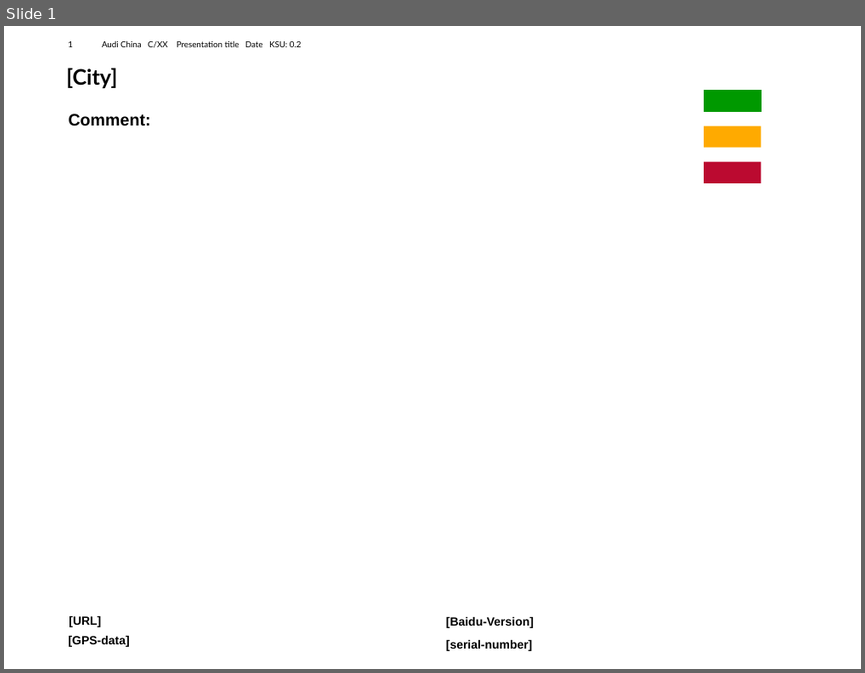
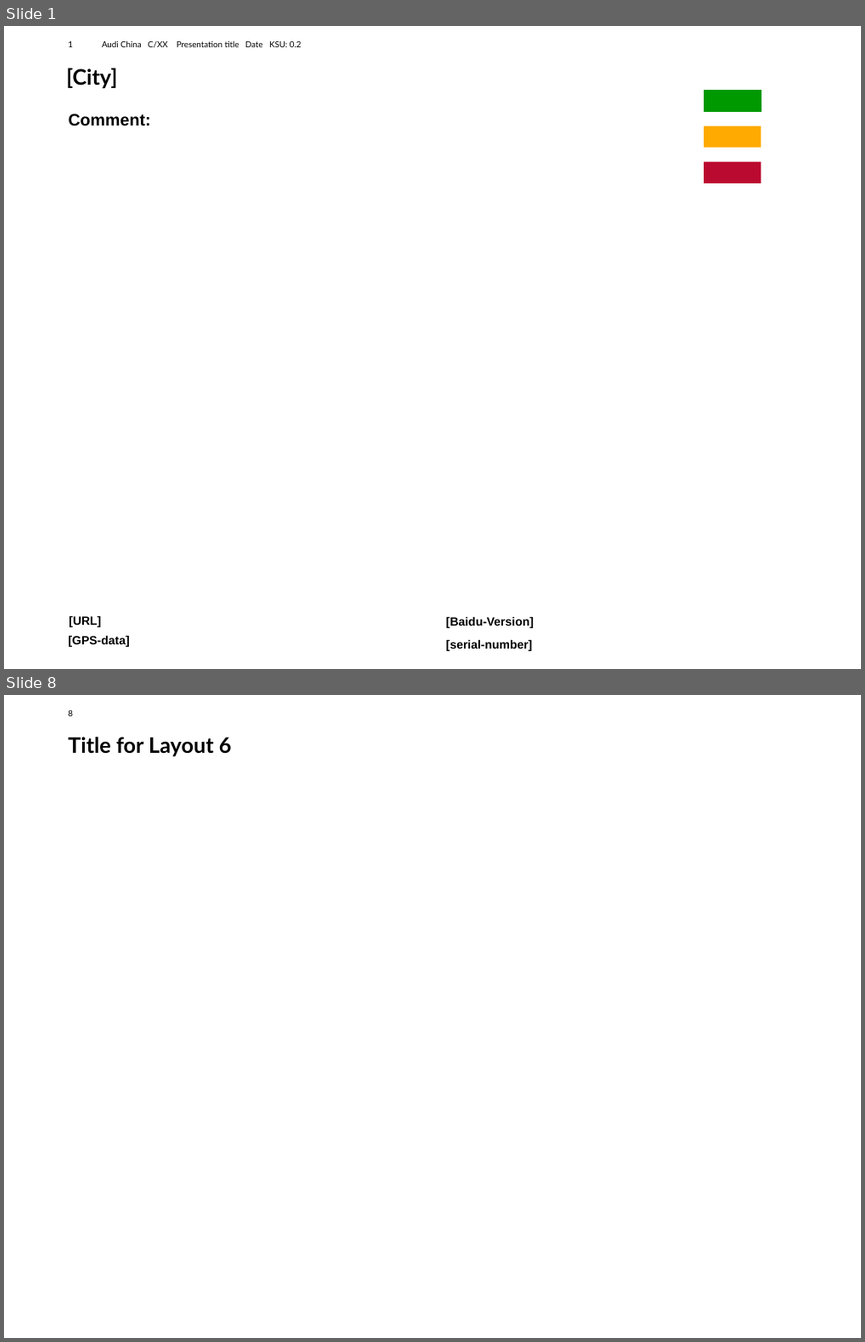
Before and after one commit to busted1212/AUDI_L3_WP1_Virtual_Drive, a slide deck: new-file-name.pptm. Shown one above the other, each under a label of ours: slide 1 before the commit, slides 1 and 8 after it; the slides between them are not shown. The pictures are 865x673 and 865x1342 pixels, drawn with LibreOffice and Linux fonts; fonts in the diff are those of the drawing; background and template pictures are left out. Boxes give left, top, right and bottom in pixels: in the first picture for what was removed or moved away, otherwise in the second. Text is boxed around its words. In the diff, an @@ line names an element or a change of style, - is before the commit and + after.

```diff
--- a/new-file-name.pptm
+++ b/new-file-name.pptm
@@ slide 8 added at (4,695,861,1338), background #FFFFFF; not listed: 1 template element that a slide beside it also shows @@
@@ title added at (68,737,232,757), 18 pt, text #000000, bold @@
+Title for Layout 6
```
Also in this commit, not shown: 19 other slides added, 1 slide removed, 18 other files.
